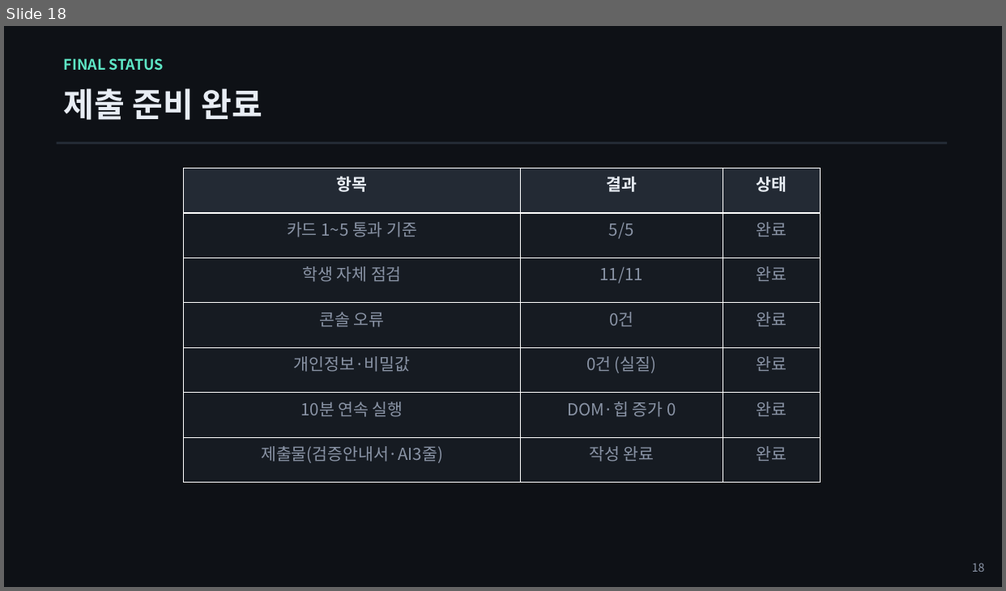
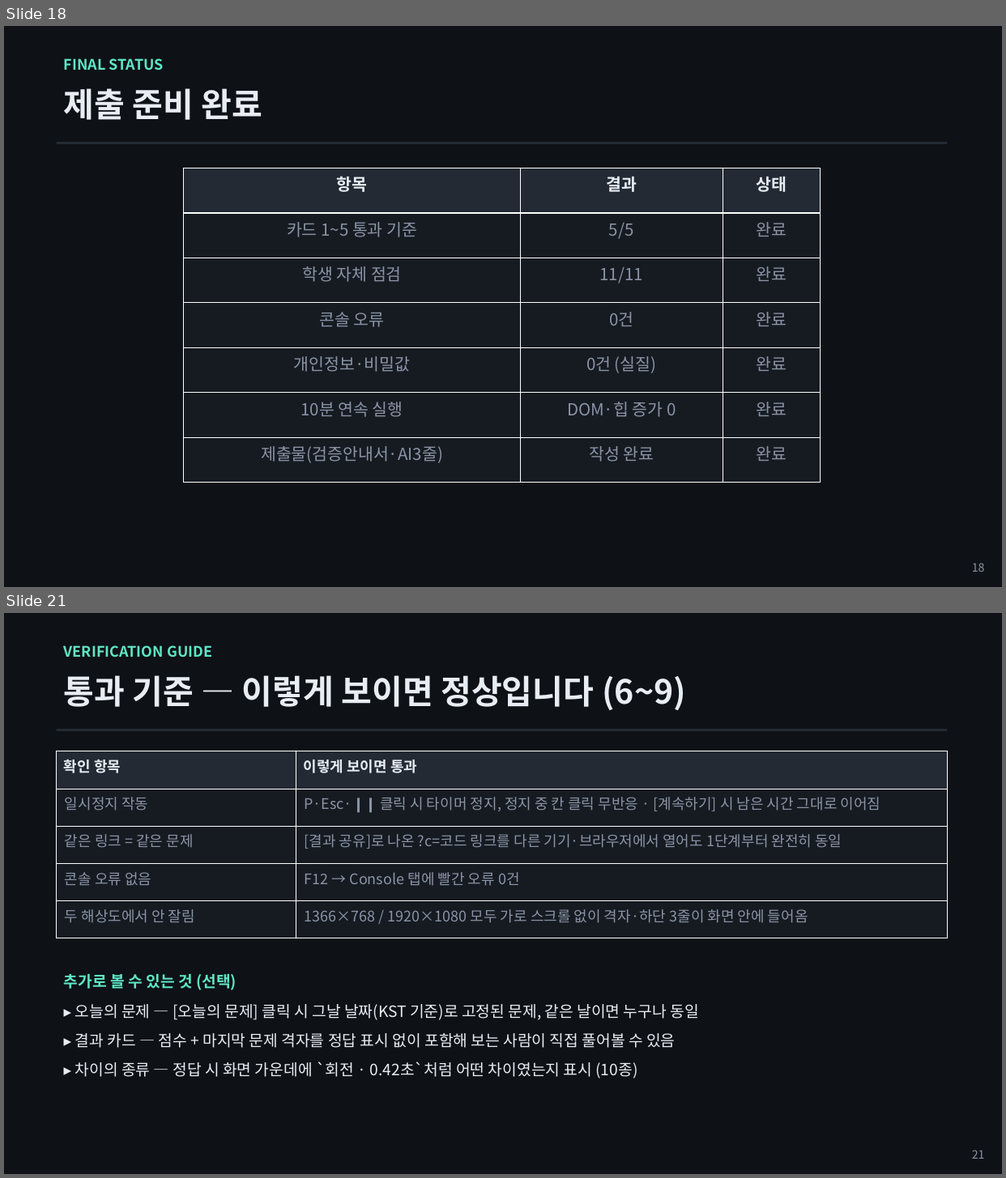
Before and after one commit to stulss/odd-one-out, a slide deck: 발표자료.pptx. Shown one above the other, each under a label of ours: slide 18 before the commit, slides 18 and 21 after it; the slides between them are not shown. The pictures are 1006x591 and 1006x1178 pixels, drawn with LibreOffice and Linux fonts; fonts in the diff are those of the drawing. Boxes give left, top, right and bottom in pixels: in the first picture for what was removed or moved away, otherwise in the second. Text is boxed around its words. In the diff, an @@ line names an element or a change of style, - is before the commit and + after.

```diff
--- a/발표자료.pptx
+++ b/발표자료.pptx
@@ slide 21 added at (4,613,1002,1174), background #FFFFFF @@
@@ rectangle added at (4,613,1002,1174), fill #0E1116 @@
@@ text added at (64,645,212,658), 14 pt, text #5EE6C5, bold @@
+VERIFICATION GUIDE
@@ text added at (64,675,686,710), 32 pt, text #E8EDF4, bold @@
+통과 기준 — 이렇게 보이면 정상입니다 (6~9)
@@ rectangle added at (57,729,948,731), fill #232A34 @@
@@ table added at (57,752,948,939), 5 rows, 2 columns @@
+확인 항목 | 이렇게 보이면 통과
+일시정지 작동 | P·Esc·❙❙ 클릭 시 타이머 정지, 정지 중 칸 클릭 무반응 · [계속하기] 시 남은 시간 그대로 이어짐
+같은 링크 = 같은 문제 | [결과 공유]로 나온 ?c=코드 링크를 다른 기기·브라우저에서 열어도 1단계부터 완전히 동일
+콘솔 오류 없음 | F12 → Console 탭에 빨간 오류 0건
+두 해상도에서 안 잘림 | 1366×768 / 1920×1080 모두 가로 스크롤 없이 격자·하단 3줄이 화면 안에 들어옴
@@ text added at (64,974,236,990), 15 pt, text #5EE6C5, bold @@
+추가로 볼 수 있는 것 (선택)
@@ text added at (75,1004,698,1079), 15 pt, text #E8EDF4 @@
+▸ 오늘의 문제 — [오늘의 문제] 클릭 시 그날 날짜(KST 기준)로 고정된 문제, 같은 날이면 누구나 동일
+▸ 결과 카드 — 점수 + 마지막 문제 격자를 정답 표시 없이 포함해 보는 사람이 직접 풀어볼 수 있음
+▸ 차이의 종류 — 정답 시 화면 가운데에 `회전 · 0.42초`처럼 어떤 차이였는지 표시 (10종)
@@ text added at (972,1150,985,1159), 11 pt, text #8A94A6 @@
+21
```
Also in this commit, not shown: 3 slides changed, 3 other slides added, 2 other files.
